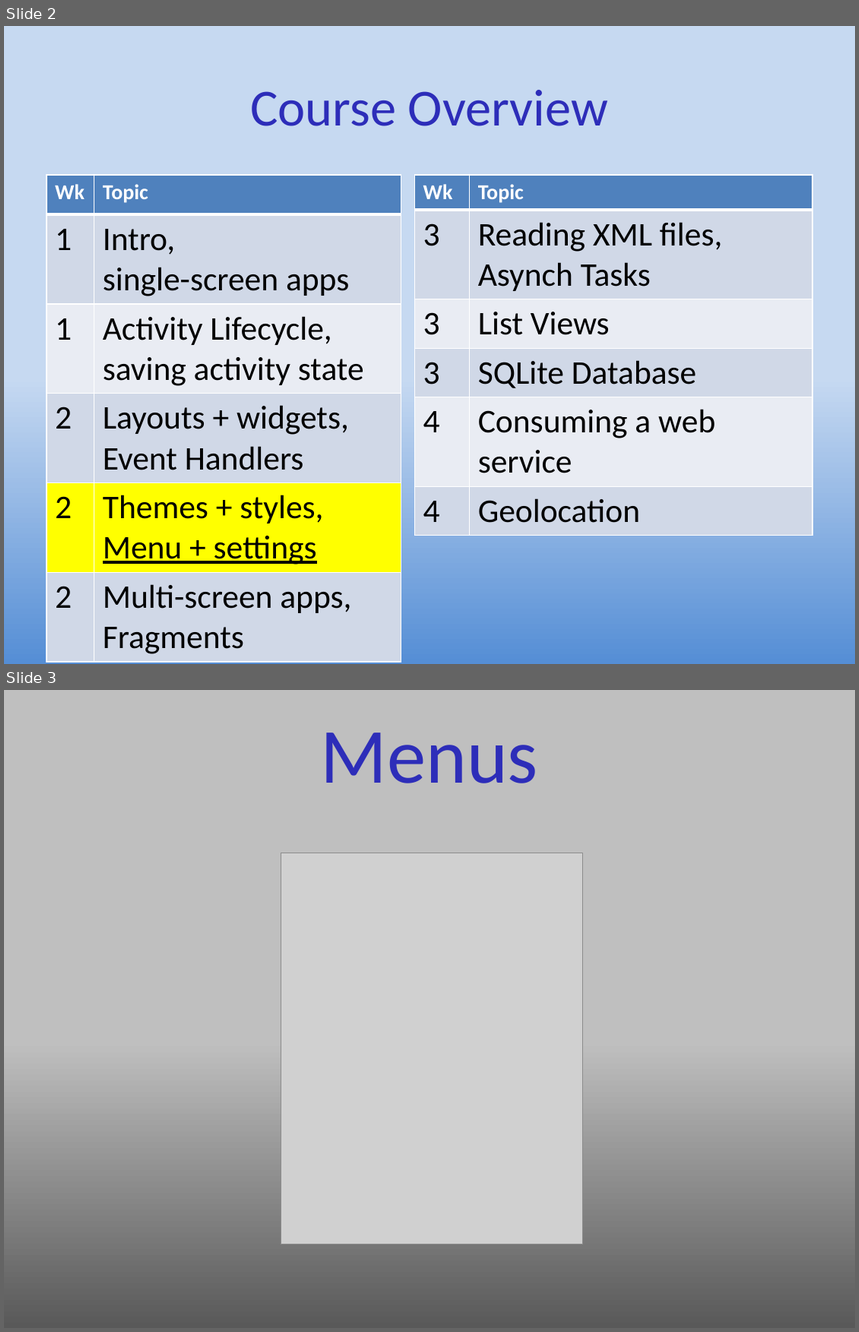
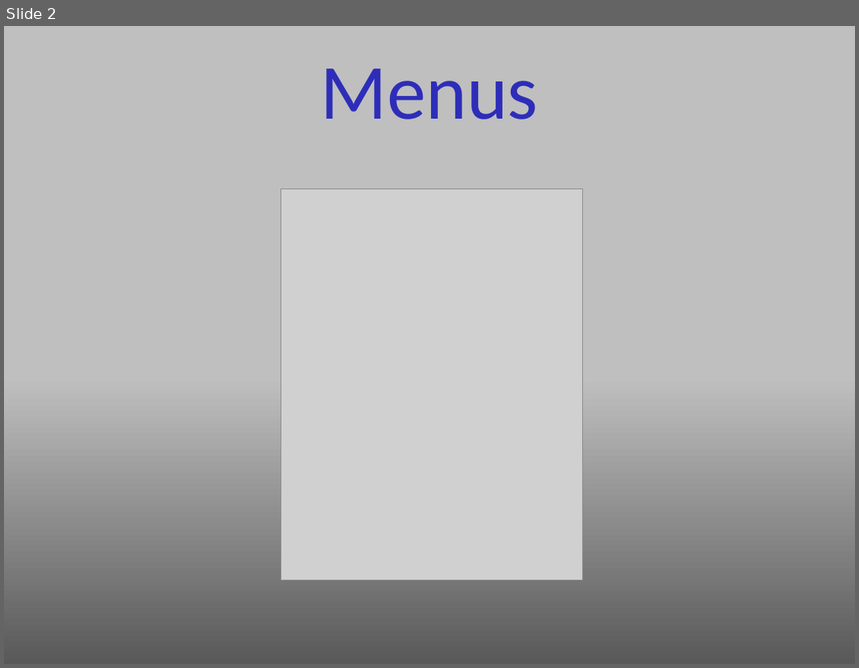
Before and after one commit to ProfBird/AndroidAppDev1-CourseMaterials, a slide deck: docs/Slides/Unit4-Part2-Menu+Settings.pptx. Shown one above the other, each under a label of ours: slides 2 and 3 before the commit, slide 2 after it. The pictures are 859x1332 and 859x668 pixels, drawn with LibreOffice and Linux fonts; fonts in the diff are those of the drawing; grey boxes stand for pictures. Boxes give left, top, right and bottom in pixels: in the first picture for what was removed or moved away, otherwise in the second. Text is boxed around its words. In the diff, an @@ line names an element or a change of style, - is before the commit and + after.

```diff
--- a/docs/Slides/Unit4-Part2-Menu+Settings.pptx
+++ b/docs/Slides/Unit4-Part2-Menu+Settings.pptx
@@ slide 2 removed at [4,26,855,664], background gradient #C6D9F1 to #558ED5 @@
@@ title removed at [250,90,608,126] @@
-Course Overview
@@ table removed at [47,175,401,658], 6 rows, 2 columns @@
-Wk | Topic
-1 | Intro, single-screen apps
-1 | Activity Lifecycle, saving activity state
-2 | Layouts + widgets, / Event Handlers
-2 | Themes + styles, / Menu + settings
-2 | Multi-screen apps, Fragments
@@ table removed at [415,175,813,535], 6 rows, 2 columns @@
-Wk | Topic
-3 | Reading XML files, / Asynch Tasks
-3 | List Views
-3 | SQLite Database
-4 | Consuming a web service
-4 | Geolocation
@@ what was slide 3 is now slide 2 @@
```
Also in this commit, not shown: 2 slides changed.
